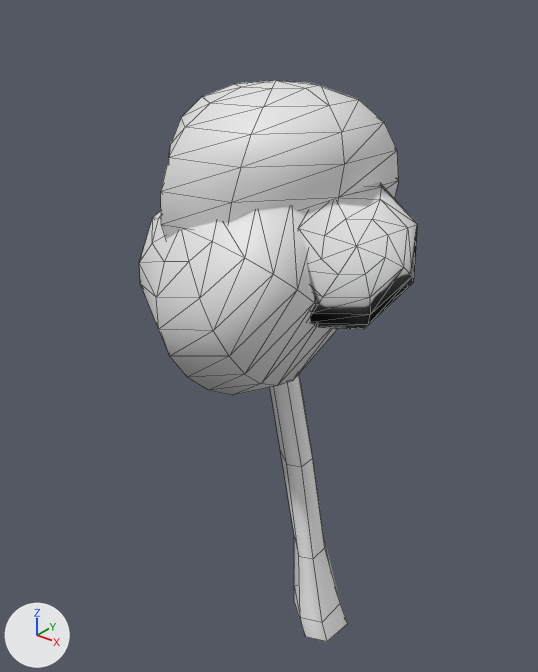
A saved change to the FBX model Assets/3DModels/Tree.fbx.
Rendered twice from a 50 mm lens placed at (3.26, -4.87, 5.94), pointed at (-0.71, 0.09, 2.86). Every picture has the same lights, and +X, +Y and +Z are marked at lower left. Mesh edges are drawn as thin lines.

The scene before the commit, as lines of its bpy script (objects in view):
```python
me_mesh = bpy.data.meshes.new('Mesh')
me_mesh.from_pydata(...)  # 332 vertices, 608 faces; spans x -169.0..74.0, y -7.0..529.0, z -127.0..127.0
me_mesh.materials.append(mat_struikje_paint_defaultmaterial1)  # white #e7e7e7
ob_polysurface1 = bpy.data.objects.new('polySurface1', me_mesh)
ob_polysurface1.location = (0.03, -0.01, -0.11)
ob_polysurface1.rotation_euler = (1.571, 0.0, 0.0)  # degrees (90, 0, 0)
ob_polysurface1.scale = (0.01, 0.01, 0.01)
```
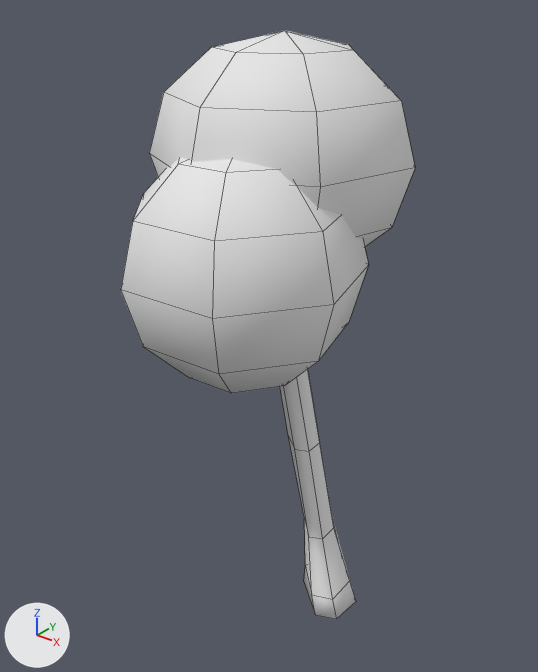
Changed parts and their boxes [x1, y1, x2, y2] in the pictures (538 x 672 px):
'polySurface1', reshaped, moved, turned: before [139, 80, 417, 641]; after [121, 31, 415, 619]
part 1 of me_mesh, rebuilt: before [161, 80, 399, 239]; after [149, 31, 415, 247]
part 2 of me_mesh, rebuilt: before [139, 206, 338, 395]; after [121, 158, 368, 393]
part 3 of me_mesh, rebuilt (7% shorter): before [270, 373, 348, 641]; after [280, 369, 356, 619]
part 4 of me_mesh, deleted: before [301, 183, 417, 329]

The edits, one by one:
me_mesh is used by ob_polysurface1; location (0.03, -0.01, -0.11); rotation (1.571, 0.0, 0.0), in degrees (90, 0, 0); scale (0.01, 0.01, 0.01).
me_mesh had 332 vertices, 608 faces and spanned x -169.0..74.0, y -7.0..529.0, z -127.0..127.0.
me_mesh now has 147 vertices, 158 faces and spans x -184.0..50.0, y -18.0..552.0, z -134.0..148.0.
me_mesh part 1: the loose piece of 74 vertices spanning x -156.0..35.0, y 369.0..529.0, z -98.0..92.0 is rebuilt with 37 vertices and now spans x -184.0..48.0, y 344.0..552.0, z -134.0..92.0.
me_mesh part 2: the loose piece of 74 vertices spanning x -169.0..31.0, y 270.0..468.0, z -69.0..127.0 is rebuilt with 37 vertices and now spans x -161.0..50.0, y 264.0..480.0, z -59.0..148.0.
me_mesh part 3: the loose piece of 36 vertices spanning x -83.0..30.0, y -7.0..392.0, z -37.0..29.0 is rebuilt with 36 vertices and now spans x -80.0..33.0, y -18.0..380.0, z -42.0..33.0.
me_mesh part 4: the loose piece of 74 vertices spanning x -47.0..74.0, y 340.0..465.0, z -51.0..77.0 is deleted.
Object 'polySurface1' (ob_polysurface1) moves from (0.03, -0.01, -0.11) to (-0.1, 0.33, 0.0).
Object 'polySurface1' (ob_polysurface1) turns from (90, 0, 0) to (93, 0, 0) degrees about x, y and z.
